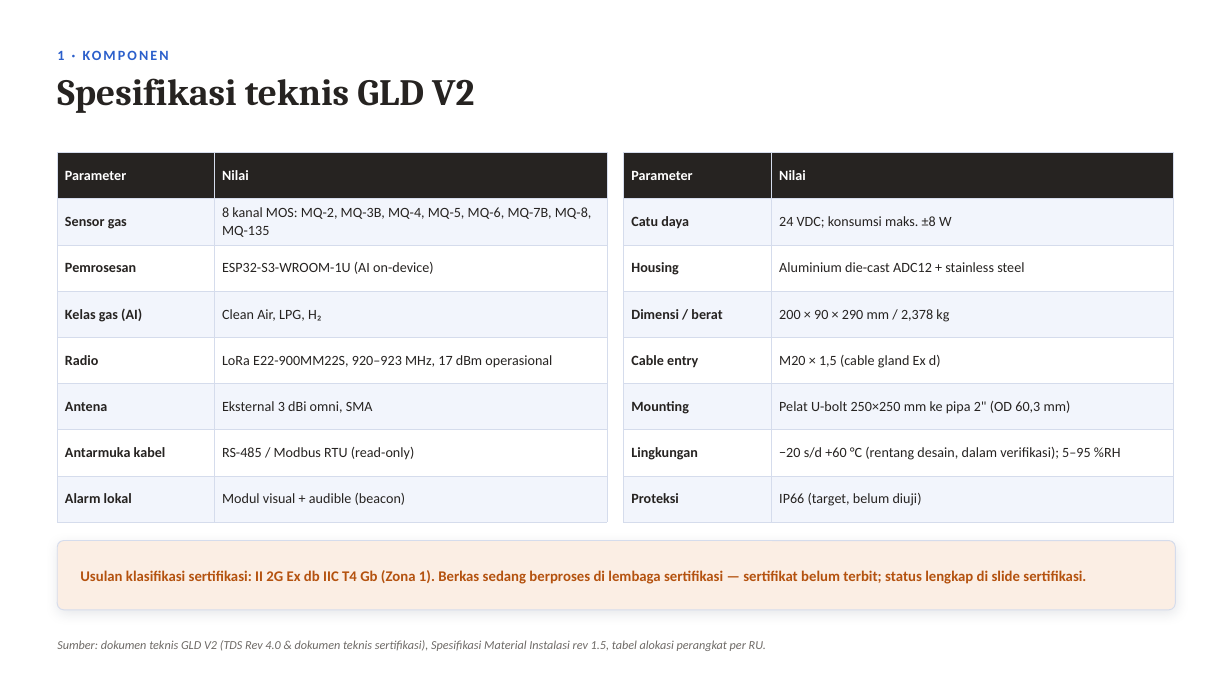
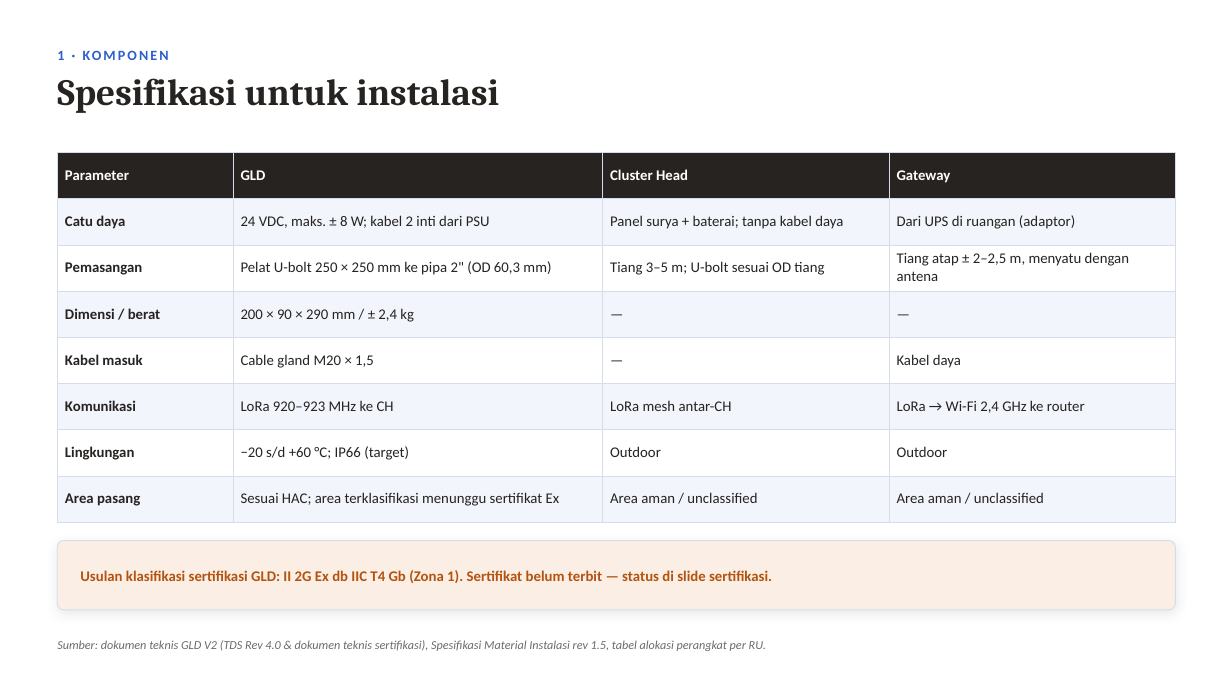
Before and after one commit to RavellerH/GLD-V2-Report-2026, a slide deck: slide 8 of Deliverables/Presentasi_Koordinasi_Implementasi_GLD_RU-VI_Balongan_13November2026.pptx. Drawn at 1232x693 pixels with LibreOffice and Linux fonts; fonts in the diff are those of the drawing. Boxes give left, top, right and bottom in pixels: in the first picture for what was removed or moved away, otherwise in the second. Text is boxed around its words. In the diff, an @@ line names an element or a change of style, - is before the commit and + after.

```diff
--- a/Deliverables/Presentasi_Koordinasi_Implementasi_GLD_RU-VI_Balongan_13November2026.pptx
+++ b/Deliverables/Presentasi_Koordinasi_Implementasi_GLD_RU-VI_Balongan_13November2026.pptx
@@ text at <box>57,78,499,113</box>: text changed @@
-Spesifikasi teknis GLD V2
+Spesifikasi untuk instalasi
@@ table removed at <box>57,152,607,509</box>, 8 rows, 2 columns @@
-Parameter | Nilai
-Sensor gas | 8 kanal MOS: MQ-2, MQ-3B, MQ-4, MQ-5, MQ-6, MQ-7B, MQ-8, MQ-135
-Pemrosesan | ESP32-S3-WROOM-1U (AI on-device)
-Kelas gas (AI) | Clean Air, LPG, H₂
-Radio | LoRa E22-900MM22S, 920–923 MHz, 17 dBm operasional
-Antena | Eksternal 3 dBi omni, SMA
-Antarmuka kabel | RS-485 / Modbus RTU (read-only)
-Alarm lokal | Modul visual + audible (beacon)
@@ table added at <box>57,152,1176,510</box>, 8 rows, 4 columns @@
+Parameter | GLD | Cluster Head | Gateway
+Catu daya | 24 VDC, maks. ± 8 W; kabel 2 inti dari PSU | Panel surya + baterai; tanpa kabel daya | Dari UPS di ruangan (adaptor)
+Pemasangan | Pelat U-bolt 250 × 250 mm ke pipa 2" (OD 60,3 mm) | Tiang 3–5 m; U-bolt sesuai OD tiang | Tiang atap ± 2–2,5 m, menyatu dengan antena
+Dimensi / berat | 200 × 90 × 290 mm / ± 2,4 kg | — | —
+Kabel masuk | Cable gland M20 × 1,5 | — | Kabel daya
+Komunikasi | LoRa 920–923 MHz ke CH | LoRa mesh antar-CH | LoRa → Wi-Fi 2,4 GHz ke router
+Lingkungan | −20 s/d +60 °C; IP66 (target) | Outdoor | Outdoor
+Area pasang | Sesuai HAC; area terklasifikasi menunggu sertifikat Ex | Area aman / unclassified | Area aman / unclassified
@@ table removed at <box>624,152,1174,510</box>, 8 rows, 2 columns @@
-Parameter | Nilai
-Catu daya | 24 VDC; konsumsi maks. ±8 W
-Housing | Aluminium die-cast ADC12 + stainless steel
-Dimensi / berat | 200 × 90 × 290 mm / 2,378 kg
-Cable entry | M20 × 1,5 (cable gland Ex d)
-Mounting | Pelat U-bolt 250×250 mm ke pipa 2" (OD 60,3 mm)
-Lingkungan | −20 s/d +60 °C (rentang desain, dalam verifikasi); 5–95 %RH
-Proteksi | IP66 (target, belum diuji)
@@ text at <box>80,570,772,583</box>: text changed @@
-Usulan klasifikasi sertifikasi: II 2G Ex db IIC T4 Gb (Zona 1). Berkas sedang berproses di lembaga sertifikasi — sertifikat belum terbit; status lengkap di slide sertifikasi.
+Usulan klasifikasi sertifikasi GLD: II 2G Ex db IIC T4 Gb (Zona 1). Sertifikat belum terbit — status di slide sertifikasi.
```
Also in this commit, not shown: 6 other slides changed, 1 slide added, 8 other files.
